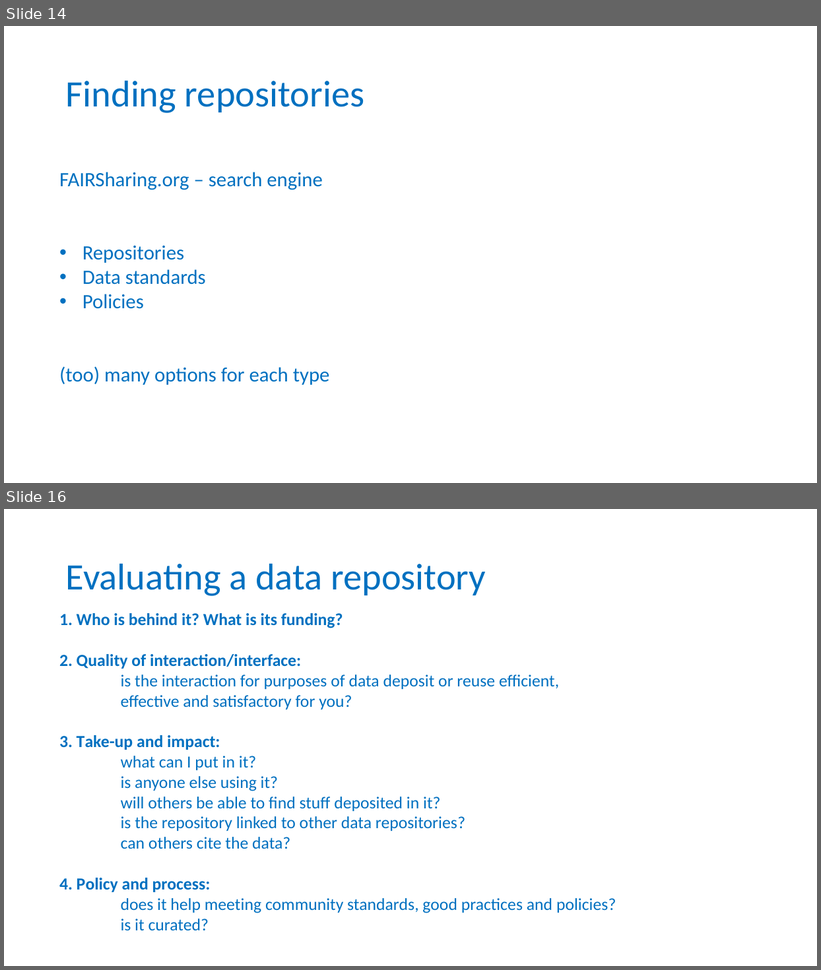
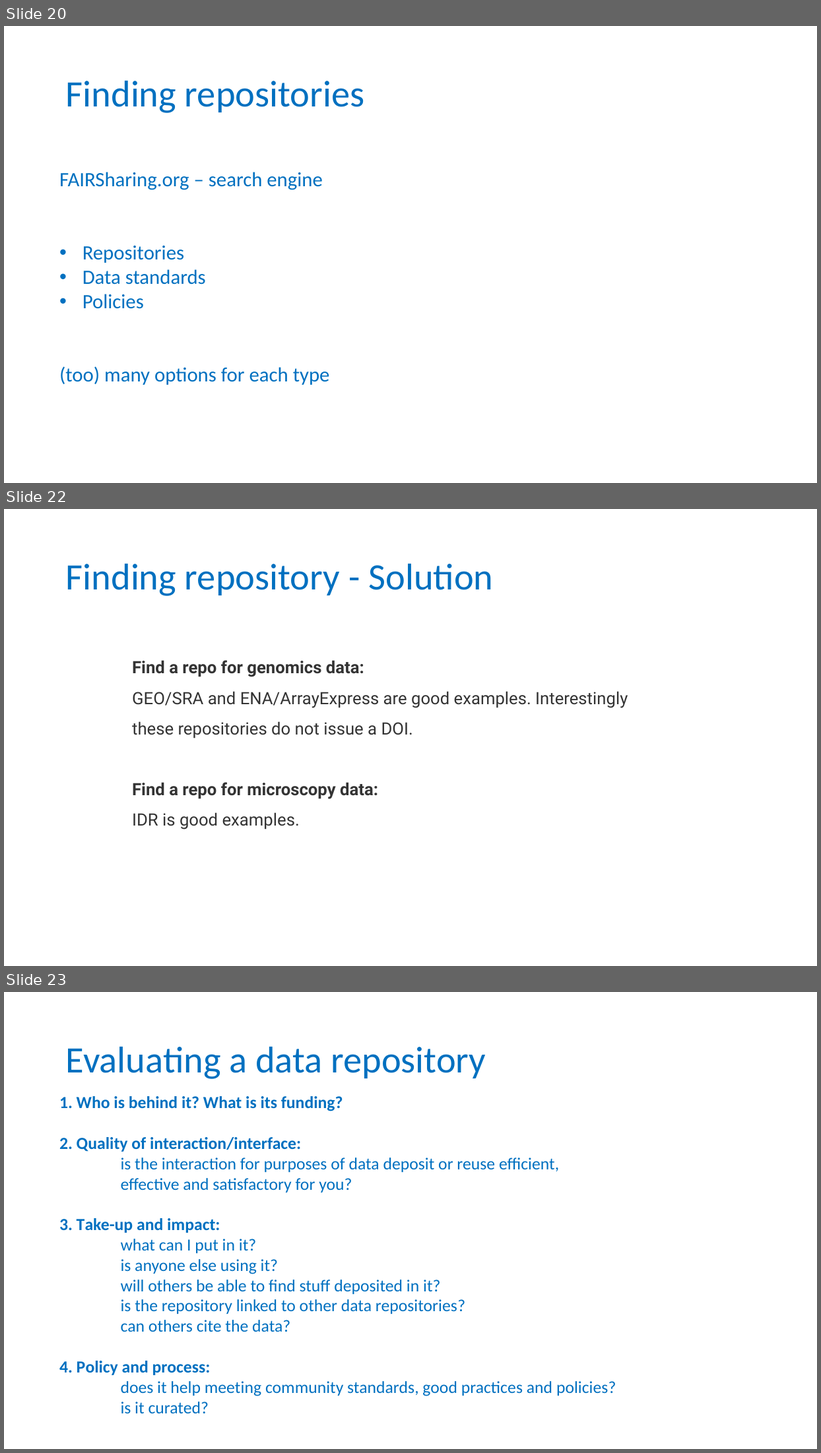
Before and after one commit to tobyhodges/solid-waddle, a slide deck: instructors/13-Repositories_v2.0.pptx. Shown one above the other, each under a label of ours: slides 14 and 16 before the commit, slides 20, 22 and 23 after it; the slides between them are not shown. The pictures are 821x970 and 821x1453 pixels, drawn with LibreOffice and Linux fonts; fonts in the diff are those of the drawing; background and template pictures are left out. Boxes give left, top, right and bottom in pixels: in the first picture for what was removed or moved away, otherwise in the second. Text is boxed around its words. In the diff, an @@ line names an element or a change of style, - is before the commit and + after.

Commit message:
modified slides for data repositories

```diff
--- a/instructors/13-Repositories_v2.0.pptx
+++ b/instructors/13-Repositories_v2.0.pptx
@@ slide 22 added at bbox=[4, 509, 817, 966], background #FFFFFF @@
@@ title added at bbox=[66, 563, 493, 596], 44 pt, text #0070C0 @@
+Finding repository - Solution
@@ text added at bbox=[132, 660, 628, 830], 20 pt, text #333333 @@
+Find a repo for genomics data:
+GEO/SRA and ENA/ArrayExpress are good examples. Interestingly these repositories do not issue a DOI.
+Find a repo for microscopy data:
+IDR is good examples.
@@ what was slide 14 is now slide 20 @@
@@ what was slide 16 is now slide 23 @@
```
Also in this commit, not shown: 5 slides changed, 7 other slides added.
